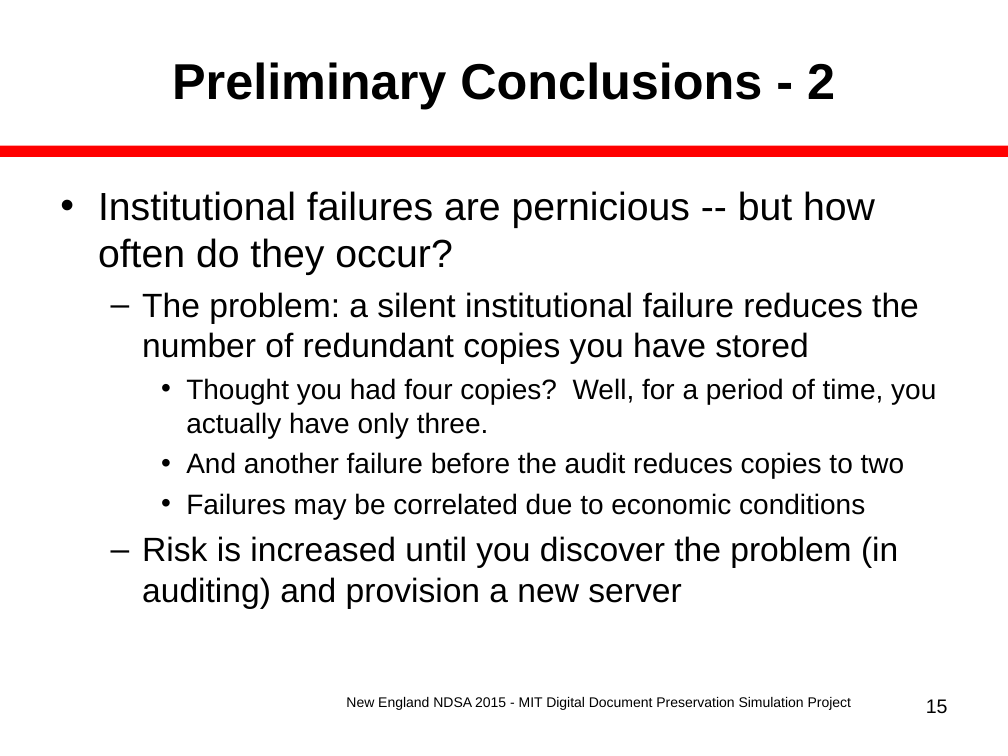
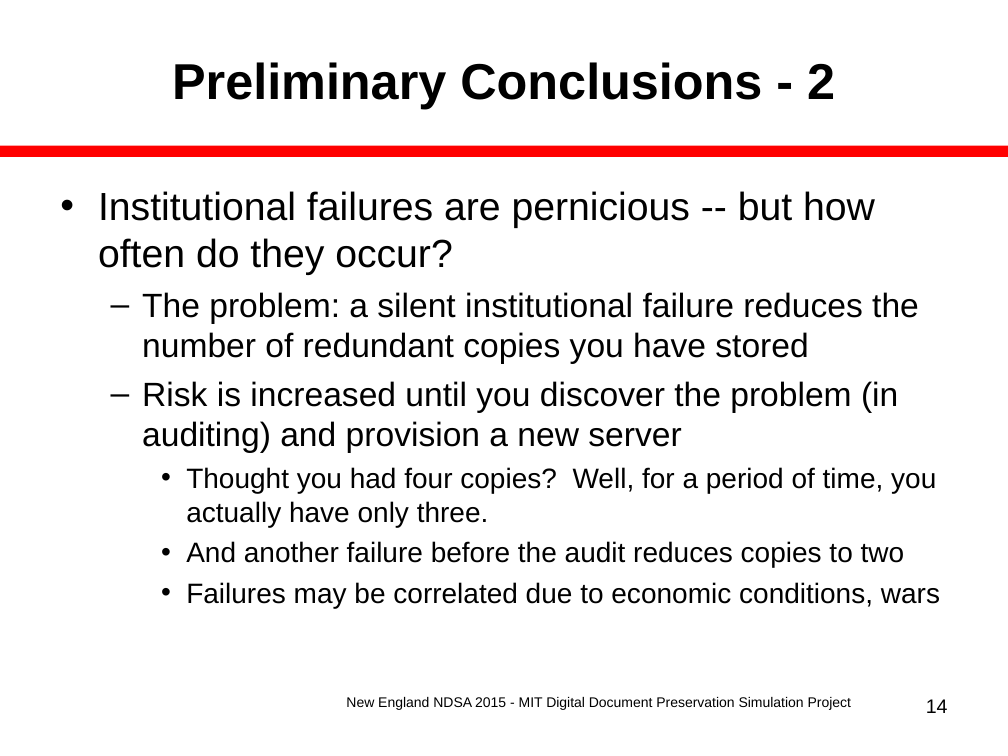
Before and after one commit to MIT-Informatics/PreservationSimulation, a slide deck: slide 14 of shelf/docs/Slides_NewEnglandNDSA.ppt (slide 15 before the commit). Drawn at 1008x756 pixels with LibreOffice and Linux fonts; fonts in the diff are those of the drawing. Boxes give left, top, right and bottom in pixels: in the first picture for what was removed or moved away, otherwise in the second. Text is boxed around its words. In the diff, an @@ line names an element or a change of style, - is before the commit and + after.

```diff
--- a/shelf/docs/Slides_NewEnglandNDSA.ppt
+++ b/shelf/docs/Slides_NewEnglandNDSA.ppt
@@ text at [142, 381, 898, 453]: paragraph added @@
+  – Risk is increased until you discover the problem (in auditing) and provision a new server
@@ text at [186, 582, 940, 608]: text changed; size 24 to 20 pt @@
-    • Failures may be correlated due to economic conditions
-  – Risk is increased until you discover the problem (in auditing) and provision a new server
+    • Failures may be correlated due to economic conditions, wars
@@ page number at [926, 699, 948, 713]: text changed @@
-15
+14
```
Also in this commit, not shown: 8 other slides changed, 1 slide removed, 1 other file.
